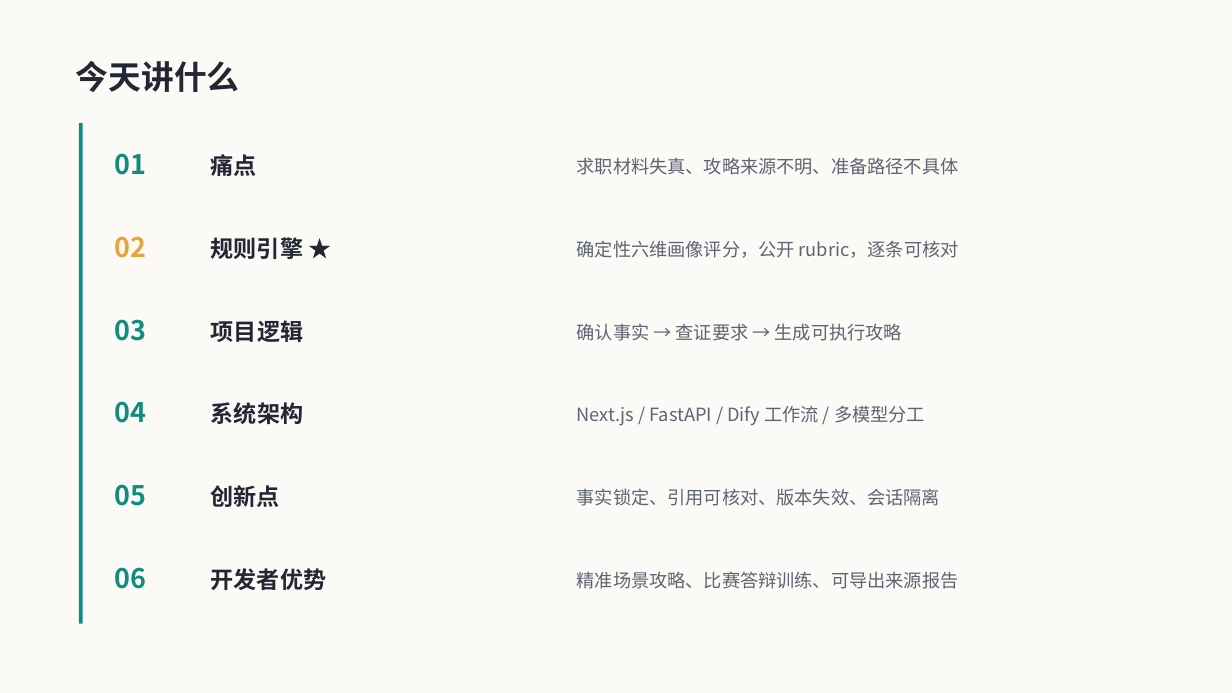
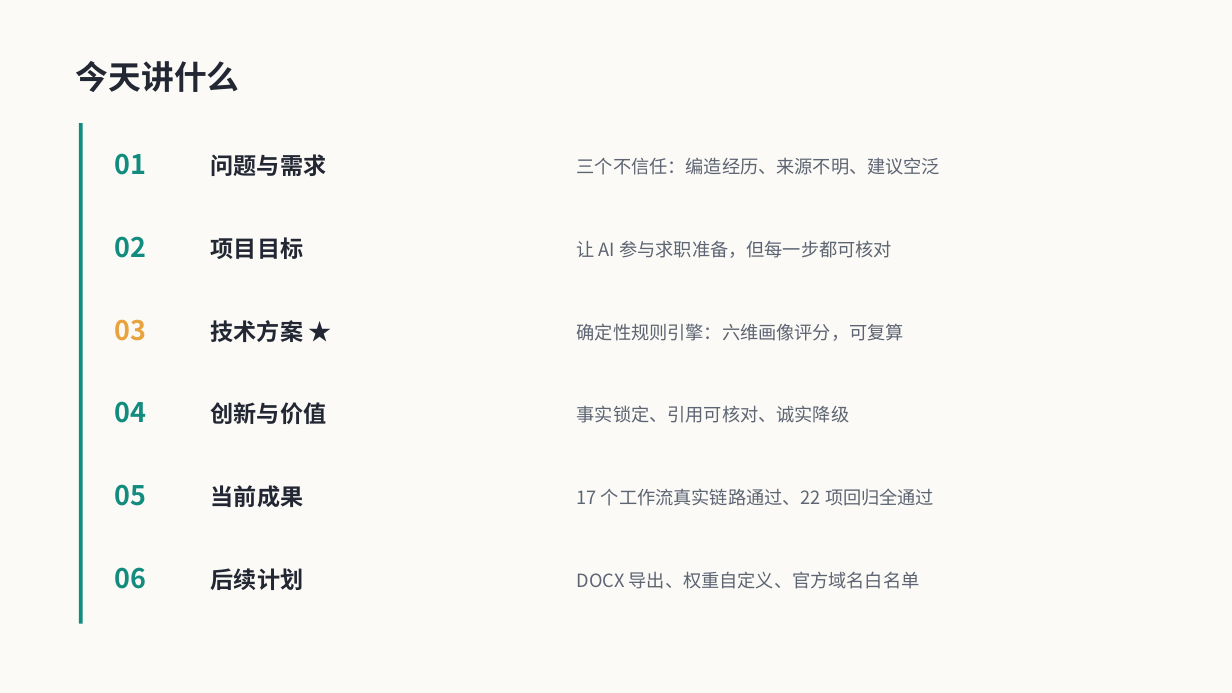
Before and after one commit to CP-bee-git/AI-game, a slide deck: slide 2 of docs/ppt-assets/careerpilot-intro.pptx. Drawn at 1232x693 pixels with LibreOffice and Linux fonts; fonts in the diff are those of the drawing. Boxes give left, top, right and bottom in pixels: in the first picture for what was removed or moved away, otherwise in the second. Text is boxed around its words. In the diff, an @@ line names an element or a change of style, - is before the commit and + after.

```diff
--- a/docs/ppt-assets/careerpilot-intro.pptx
+++ b/docs/ppt-assets/careerpilot-intro.pptx
@@ text at bbox=[211, 154, 326, 176]: text changed @@
-痛点
+问题与需求
@@ text at bbox=[577, 157, 940, 175]: text changed @@
-求职材料失真、攻略来源不明、准备路径不具体
+三个不信任：编造经历、来源不明、建议空泛
@@ text "02" at bbox=[114, 236, 146, 258]: text colour #E8A33D to #128C7E @@
@@ text at bbox=[211, 237, 303, 259]: text changed @@
-规则引擎 ★
+项目目标
@@ text at bbox=[577, 240, 892, 258]: text changed @@
-确定性六维画像评分，公开 rubric，逐条可核对
+让 AI 参与求职准备，但每一步都可核对
@@ text "03" at bbox=[114, 319, 146, 341]: text colour #128C7E to #E8A33D @@
@@ text at bbox=[211, 320, 303, 342]: text changed @@
-项目逻辑
+技术方案 ★
@@ text at bbox=[577, 323, 904, 341]: text changed @@
-确认事实 → 查证要求 → 生成可执行攻略
+确定性规则引擎：六维画像评分，可复算
@@ text at bbox=[211, 402, 326, 424]: text changed @@
-系统架构
+创新与价值
@@ text at bbox=[577, 405, 850, 423]: text changed @@
-Next.js / FastAPI / Dify 工作流 / 多模型分工
+事实锁定、引用可核对、诚实降级
@@ text at bbox=[211, 485, 303, 507]: text changed @@
-创新点
+当前成果
@@ text at bbox=[577, 488, 934, 506]: text changed @@
-事实锁定、引用可核对、版本失效、会话隔离
+17 个工作流真实链路通过、22 项回归全通过
@@ text at bbox=[211, 568, 303, 590]: text changed @@
-开发者优势
+后续计划
@@ text at bbox=[577, 571, 920, 589]: text changed @@
-精准场景攻略、比赛答辩训练、可导出来源报告
+DOCX 导出、权重自定义、官方域名白名单
```
Also in this commit, not shown: 9 other slides changed, 1 slide added, 1 slide removed, 20 other files.
